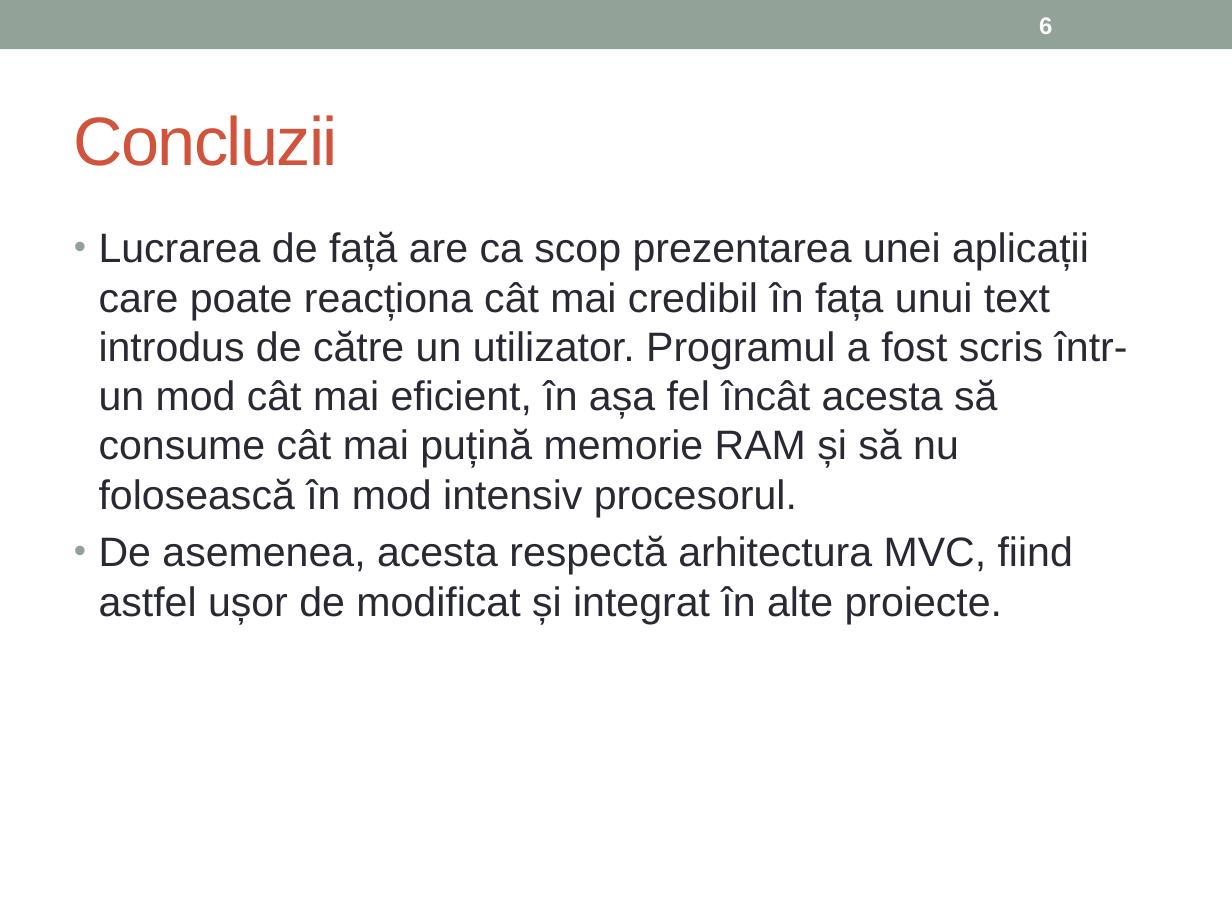
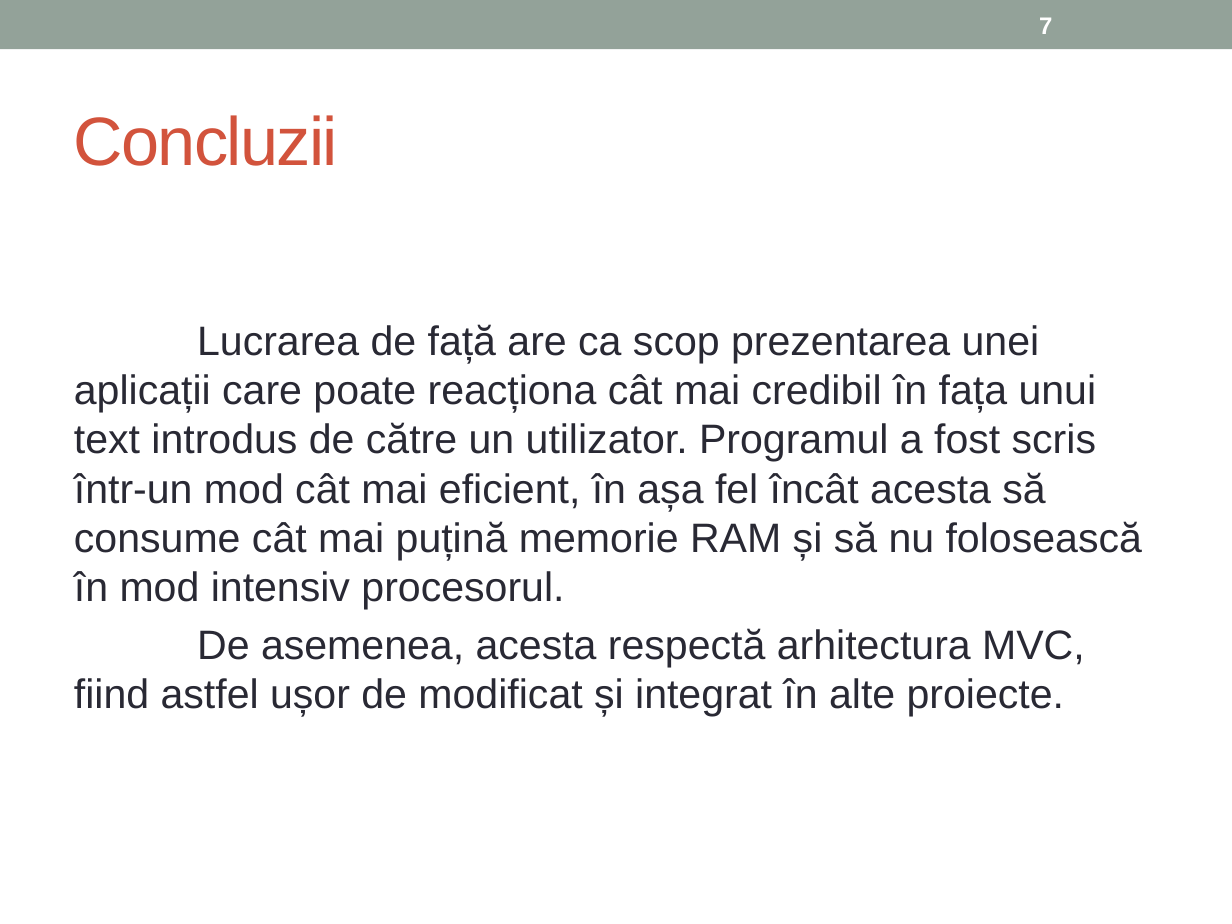
Before and after one commit to AlexC93/SimulatedAwareness, a slide deck: slide 7 of Licenta.pptx (slide 6 before the commit). Drawn at 1232x924 pixels with LibreOffice and Linux fonts; fonts in the diff are those of the drawing. Boxes give left, top, right and bottom in pixels: in the first picture for what was removed or moved away, otherwise in the second. Text is boxed around its words. In the diff, an @@ line names an element or a change of style, - is before the commit and + after.

```diff
--- a/Licenta.pptx
+++ b/Licenta.pptx
@@ page number at (1039, 17, 1052, 34): text changed @@
-6
+7
@@ text "Lucrarea de față are ca ...": place and size @@
-text "Lucrarea de față are ca ..." at (99, 231, 1128, 624)
+text "Lucrarea de față are ca ..." at (74, 324, 1142, 716)
@@ text "Lucrarea de față are ca ..." at (74, 324, 1142, 716): bullet • to none @@
```
Also in this commit, not shown: 1 other slide changed, 1 slide added.
